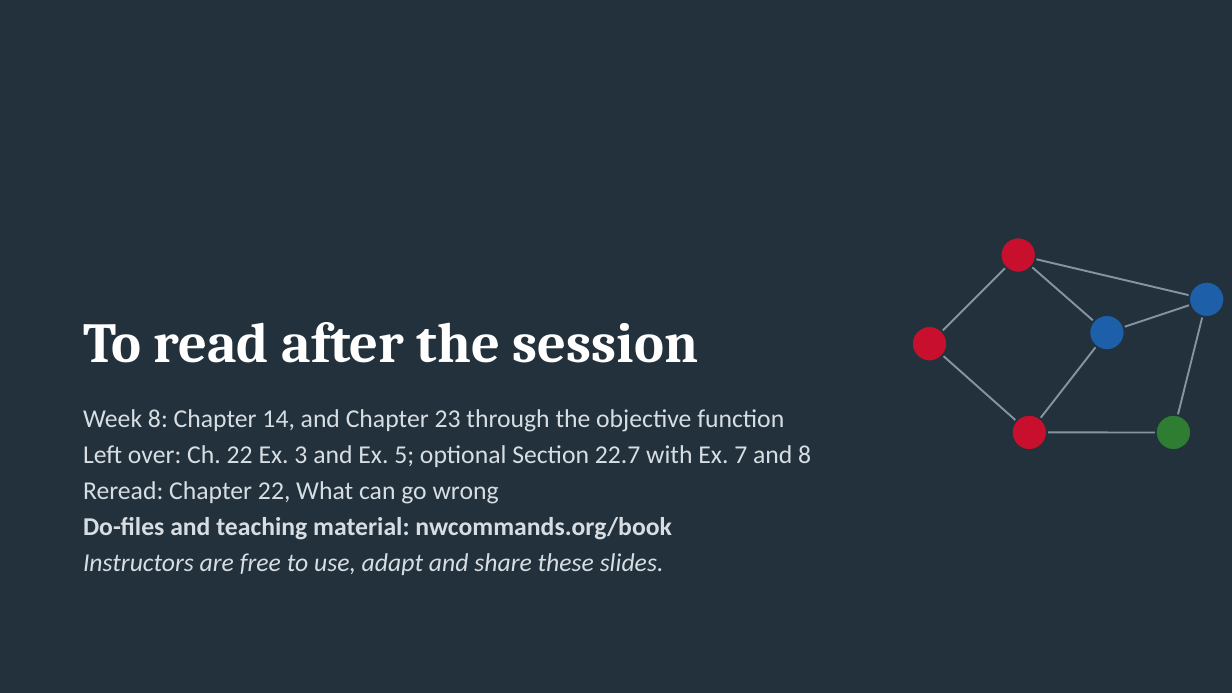
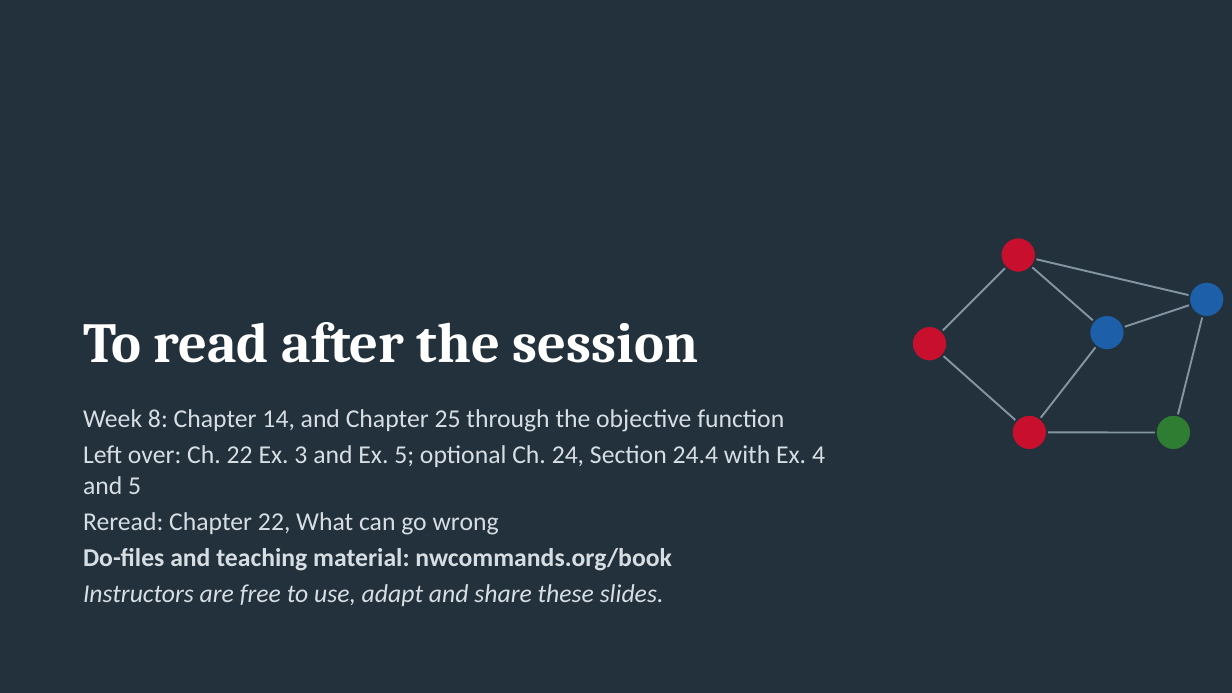
Before and after one commit to thomas-u-grund/nwcommands, a slide deck: slide 42 of website/book/teaching/slides/courseB_week07_ergm3_simulation_degeneracy.pptx. Drawn at 1232x693 pixels with LibreOffice and Linux fonts; fonts in the diff are those of the drawing. Boxes give left, top, right and bottom in pixels: in the first picture for what was removed or moved away, otherwise in the second. Text is boxed around its words. In the diff, an @@ line names an element or a change of style, - is before the commit and + after.

```diff
--- a/website/book/teaching/slides/courseB_week07_ergm3_simulation_degeneracy.pptx
+++ b/website/book/teaching/slides/courseB_week07_ergm3_simulation_degeneracy.pptx
@@ text at (83, 409, 825, 494): text changed @@
-Week 8: Chapter 14, and Chapter 23 through the objective function
-Left over: Ch. 22 Ex. 3 and Ex. 5; optional Section 22.7 with Ex. 7 and 8
+Week 8: Chapter 14, and Chapter 25 through the objective function
+Left over: Ch. 22 Ex. 3 and Ex. 5; optional Ch. 24, Section 24.4 with Ex. 4 and 5
```
Also in this commit, not shown: 1 other slide changed, 53 other files.
